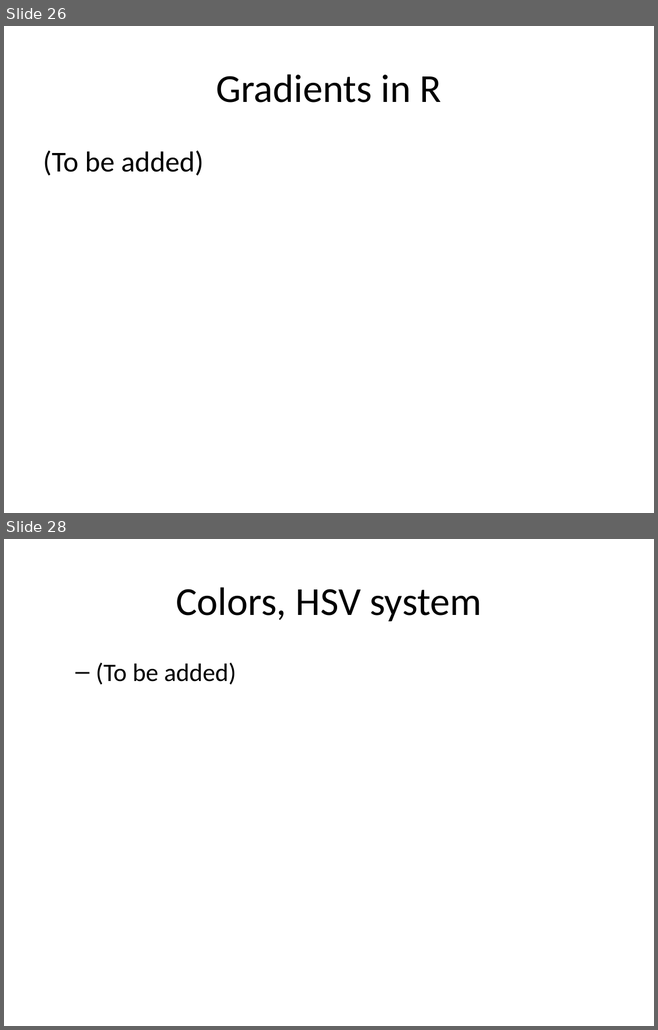
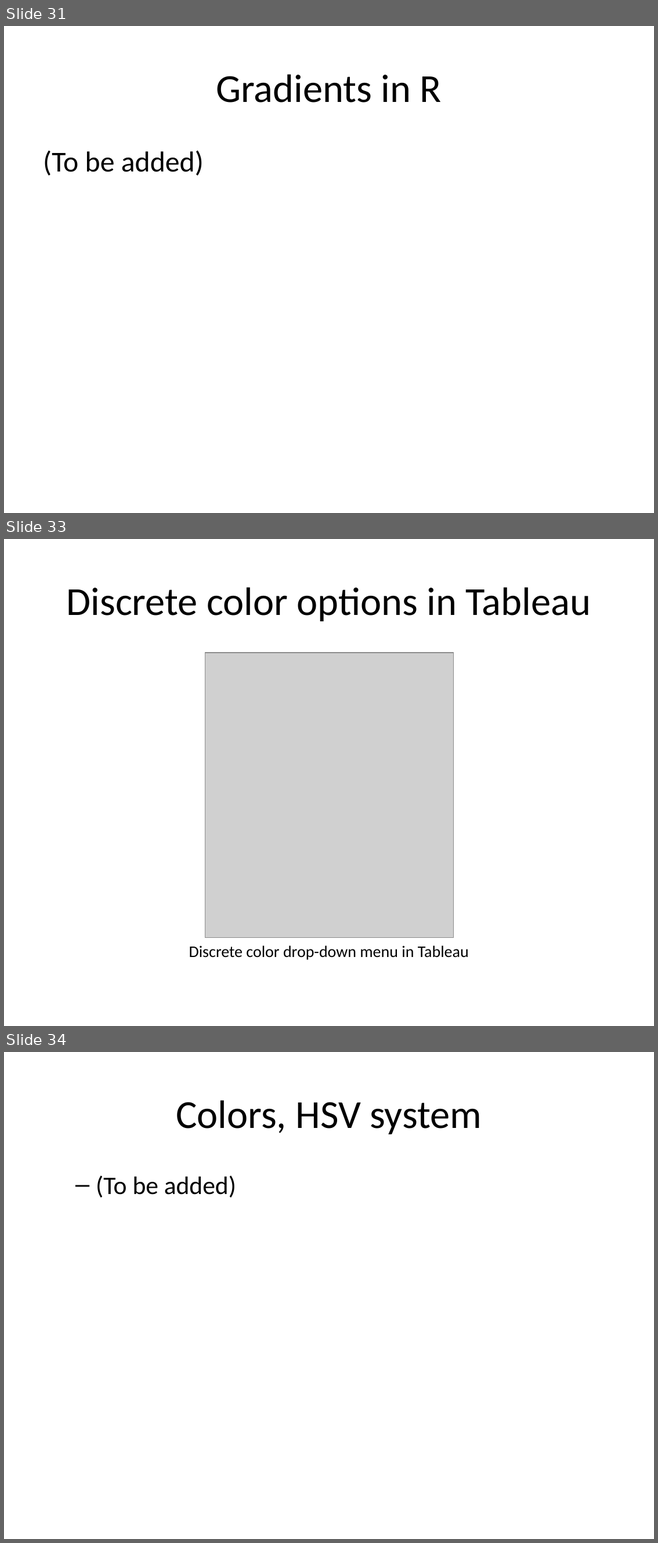
Before and after one commit to pmean/data-visualization, a slide deck: data-viz-02/component/tutorial-colors.pptx. Shown one above the other, each under a label of ours: slides 26 and 28 before the commit, slides 31, 33 and 34 after it; the slides between them are not shown. The pictures are 658x1030 and 658x1543 pixels, drawn with LibreOffice and Linux fonts; fonts in the diff are those of the drawing; grey boxes stand for pictures. Boxes give left, top, right and bottom in pixels: in the first picture for what was removed or moved away, otherwise in the second. Text is boxed around its words. In the diff, an @@ line names an element or a change of style, - is before the commit and + after.

```diff
--- a/data-viz-02/component/tutorial-colors.pptx
+++ b/data-viz-02/component/tutorial-colors.pptx
@@ slide 33 added at [4, 539, 654, 1026], background #FFFFFF @@
@@ title added at [67, 587, 590, 621], 44 pt, text #000000 @@
+Discrete color options in Tableau
@@ picture added at [205, 653, 453, 938] @@
@@ text added at [189, 946, 469, 960], 18 pt, text #000000 @@
+Discrete color drop-down menu in Tableau
@@ what was slide 26 is now slide 31 @@
@@ what was slide 28 is now slide 34 @@
```
Also in this commit, not shown: 1 slide changed, 6 other slides added, 1 slide removed, 16 other files.
